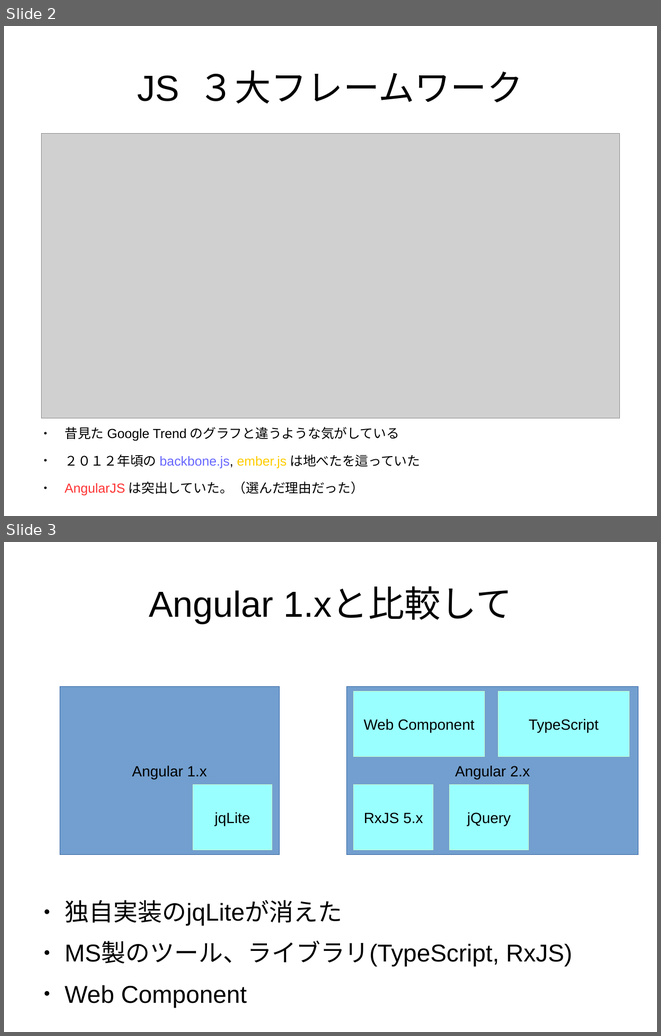
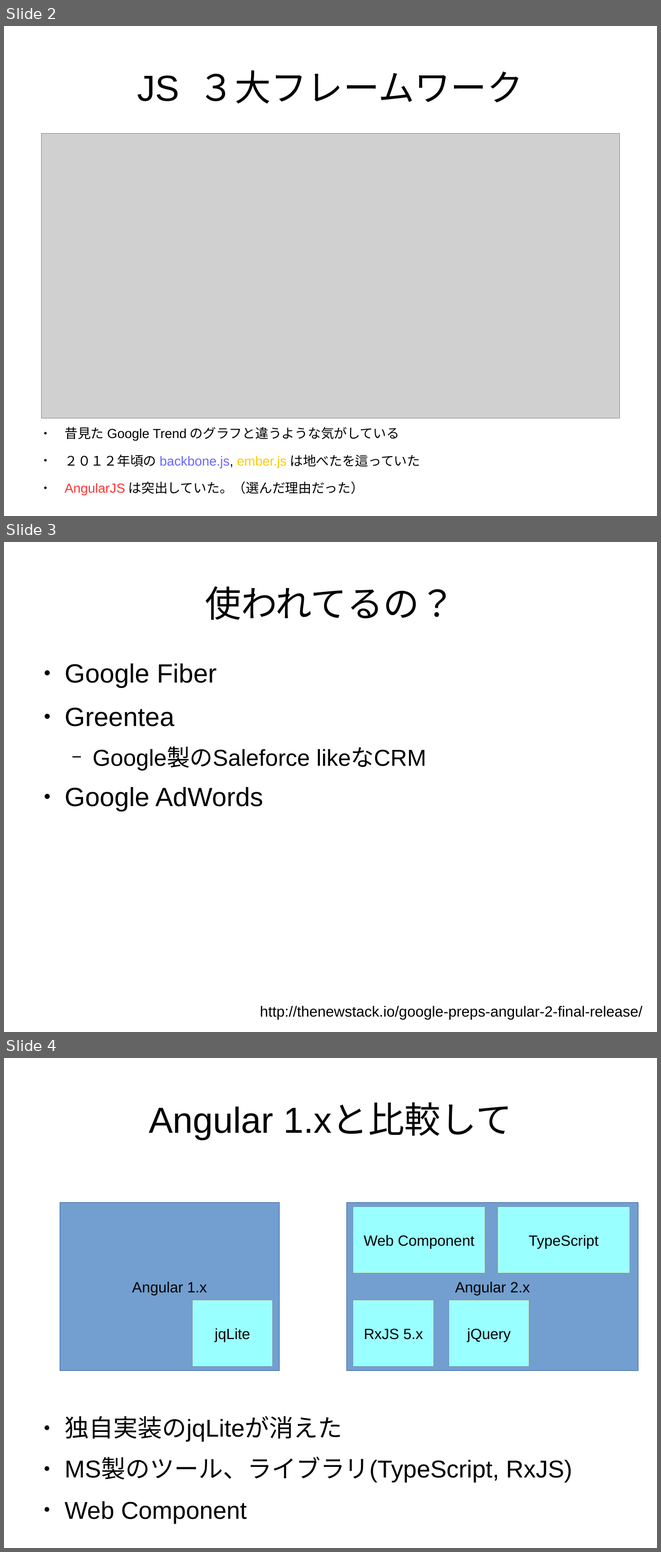
Before and after one commit to sallop/til, a slide deck: angular2の紹介.odp. Shown one above the other, each under a label of ours: slides 2 and 3 before the commit, slides 2, 3 and 4 after it. The pictures are 661x1036 and 661x1552 pixels, drawn with LibreOffice and Linux fonts; fonts in the diff are those of the drawing; grey boxes stand for pictures. Boxes give left, top, right and bottom in pixels: in the first picture for what was removed or moved away, otherwise in the second. Text is boxed around its words. In the diff, an @@ line names an element or a change of style, - is before the commit and + after.

```diff
--- a/angular2の紹介.odp
+++ b/angular2の紹介.odp
@@ slide 3 added at (4, 542, 657, 1032), background #FFFFFF @@
@@ title added at (205, 586, 456, 620), 44 pt, text #000000 @@
+使われてるの？
@@ text added at (64, 663, 426, 811), 32 pt, text #000000 @@
+● Google Fiber
+● Greentea
+  − Google製のSaleforce likeなCRM
+● Google AdWords
@@ text added at (260, 1005, 643, 1020), 18 pt, text #000000 @@
+http://thenewstack.io/google-preps-angular-2-final-release/
@@ what was slide 3 is now slide 4 @@
```
Also in this commit, not shown: 1 slide changed, 1 other slide added.
